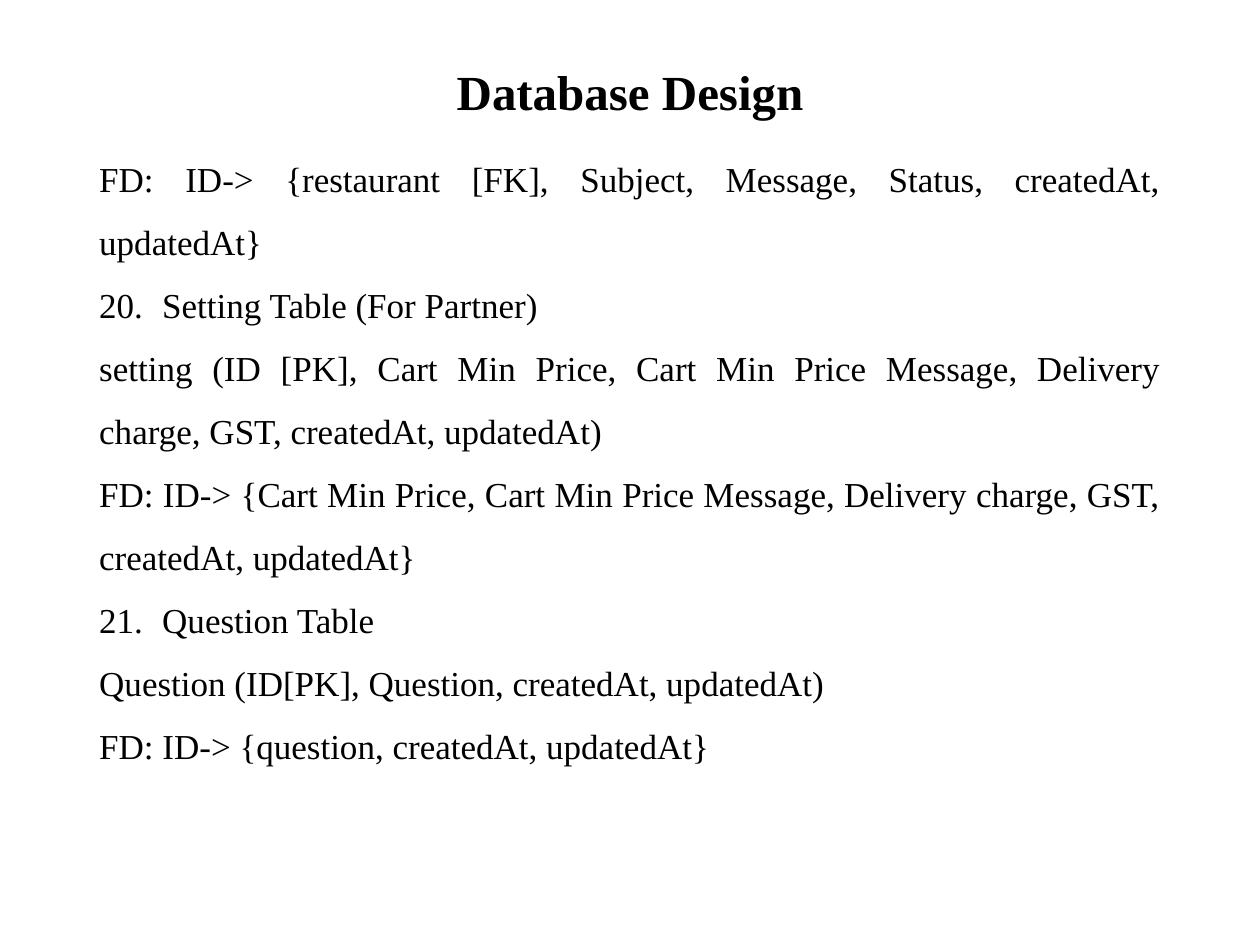
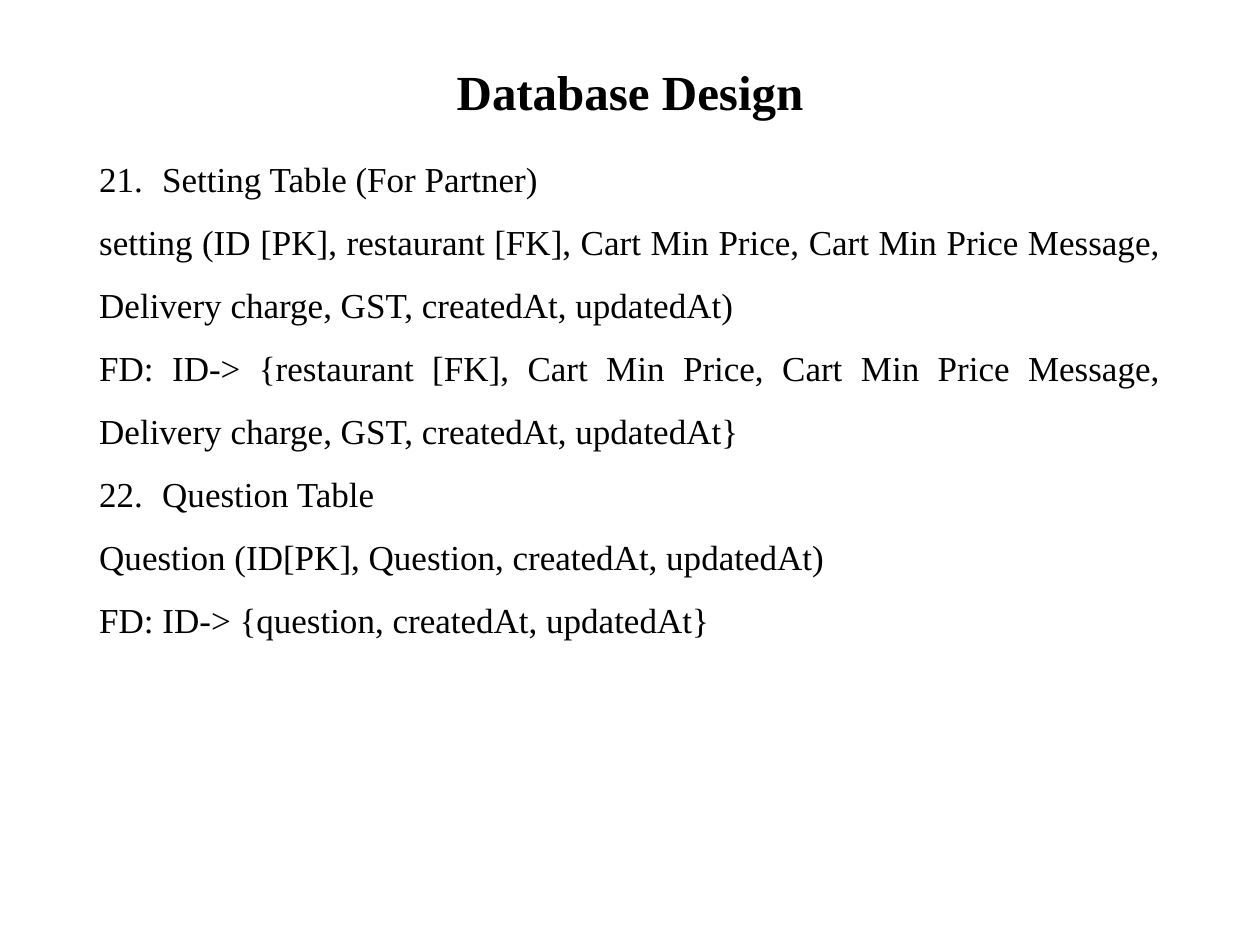
Before and after one commit to PatelMeet4744/Billy, a slide deck: slide 24 of Document/PPT/Billy.pptx (slide 23 before the commit). Drawn at 1260x945 pixels with LibreOffice and Linux fonts; fonts in the diff are those of the drawing. Boxes give left, top, right and bottom in pixels: in the first picture for what was removed or moved away, otherwise in the second. Text is boxed around its words. In the diff, an @@ line names an element or a change of style, - is before the commit and + after.

```diff
--- a/Document/PPT/Billy.pptx
+++ b/Document/PPT/Billy.pptx
@@ text at <box>99,167,1160,262</box>: paragraph removed @@
-FD: ID-> {restaurant [FK], Subject, Message, Status, createdAt, updatedAt}
@@ text at <box>99,230,1159,451</box>: text changed @@
-setting (ID [PK], Cart Min Price, Cart Min Price Message, Delivery charge, GST, createdAt, updatedAt)
-FD: ID-> {Cart Min Price, Cart Min Price Message, Delivery charge, GST, createdAt, updatedAt}
+setting (ID [PK], restaurant [FK], Cart Min Price, Cart Min Price Message, Delivery charge, GST, createdAt, updatedAt)
+FD: ID-> {restaurant [FK], Cart Min Price, Cart Min Price Message, Delivery charge, GST, createdAt, updatedAt}
```
Also in this commit, not shown: 6 other slides changed, 1 slide added.
